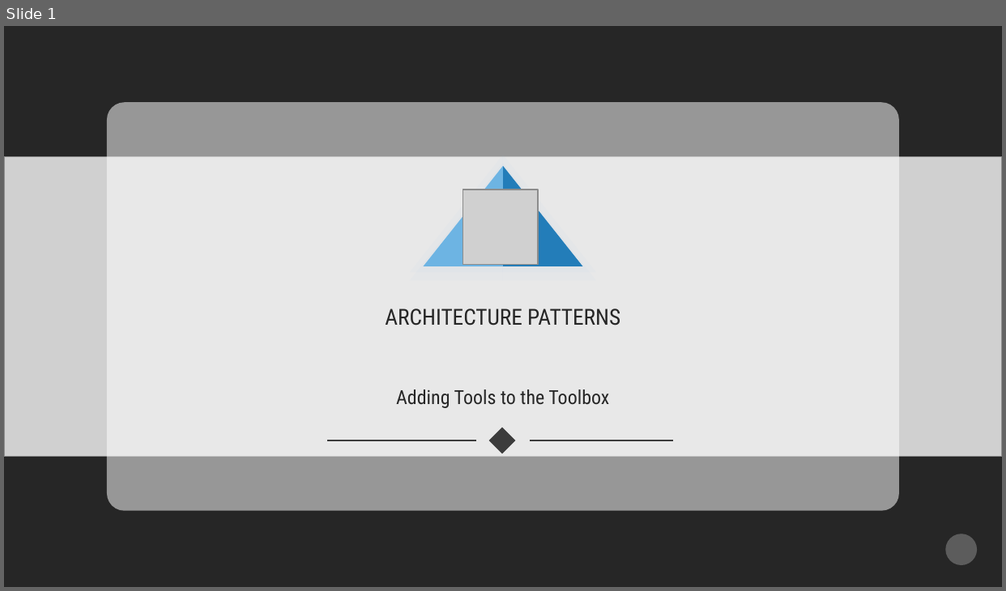
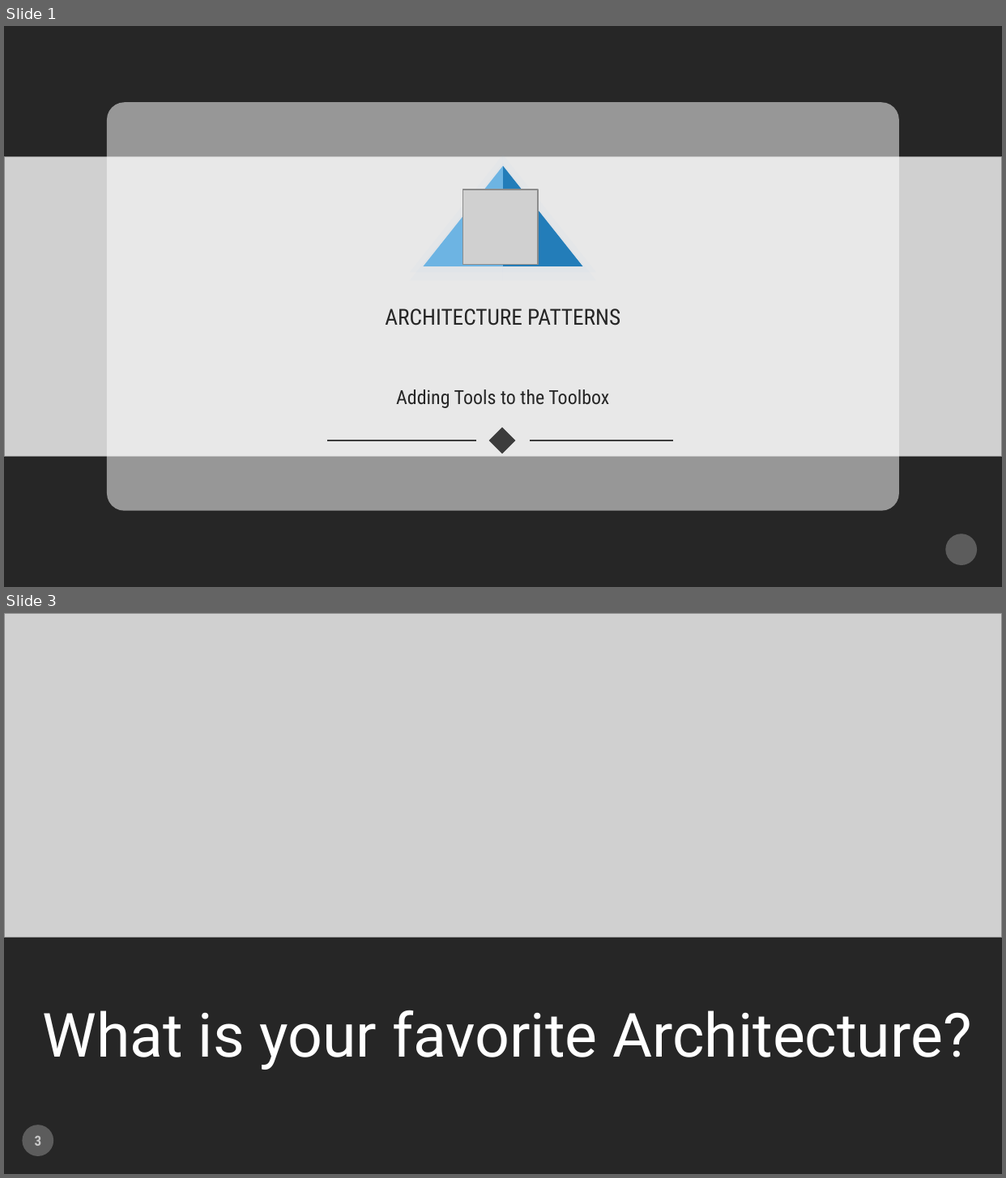
Before and after one commit to CognitiveBurden/Top5Architecture, a slide deck: ArchitecturePatterns.pptx. Shown one above the other, each under a label of ours: slide 1 before the commit, slides 1 and 3 after it; the slides between them are not shown. The pictures are 1006x591 and 1006x1178 pixels, drawn with LibreOffice and Linux fonts; fonts in the diff are those of the drawing; grey boxes stand for pictures. Boxes give left, top, right and bottom in pixels: in the first picture for what was removed or moved away, otherwise in the second. Text is boxed around its words. In the diff, an @@ line names an element or a change of style, - is before the commit and + after.

```diff
--- a/ArchitecturePatterns.pptx
+++ b/ArchitecturePatterns.pptx
@@ slide 3 added at [4,613,1002,1174], background #262626 @@
@@ picture added at [4,613,1002,937] @@
@@ text added at [42,1010,971,1070], 44 pt, text #FFFFFF @@
+What is your favorite Architecture?
@@ ellipse added at [22,1125,53,1156], fill #5C5C5C @@
@@ page number added at [35,1136,42,1146], 10 pt, text #C9C9C9, bold @@
+3
```
Also in this commit, not shown: 6 slides changed, 1 other slide added, 1 other file.
